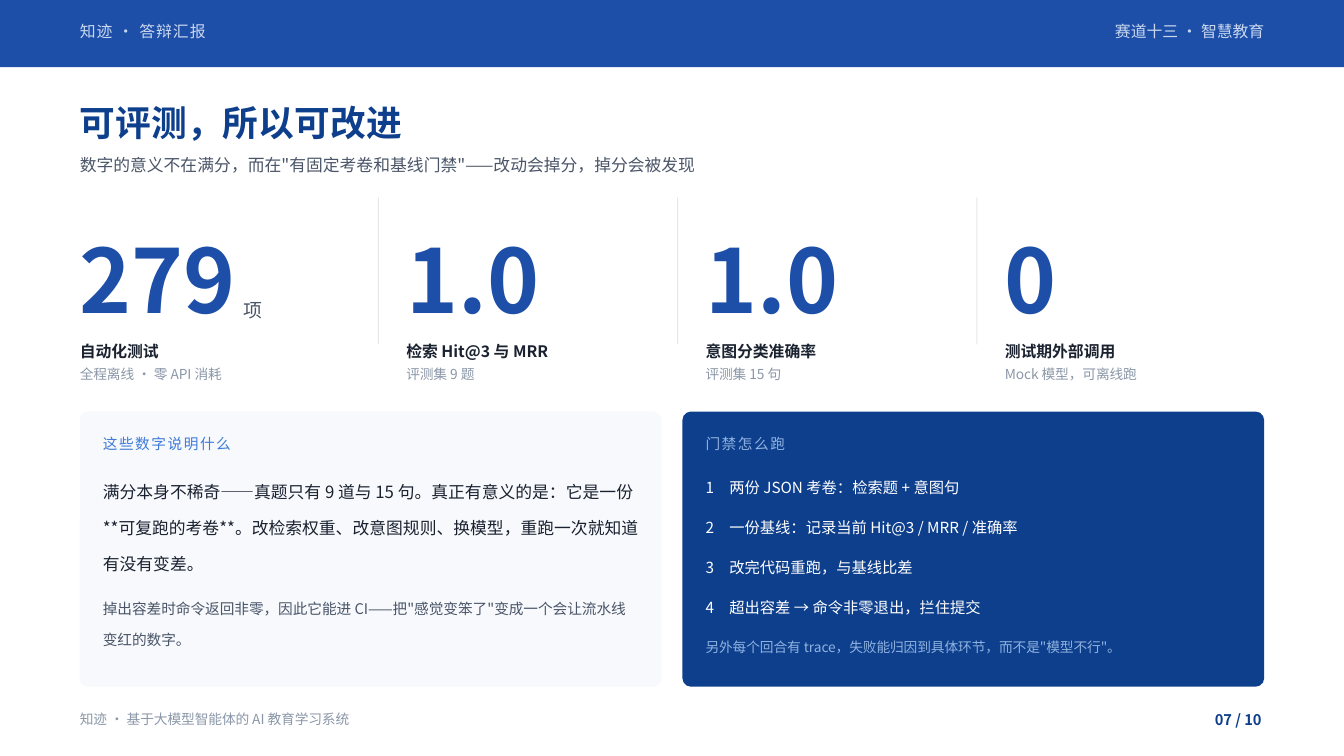
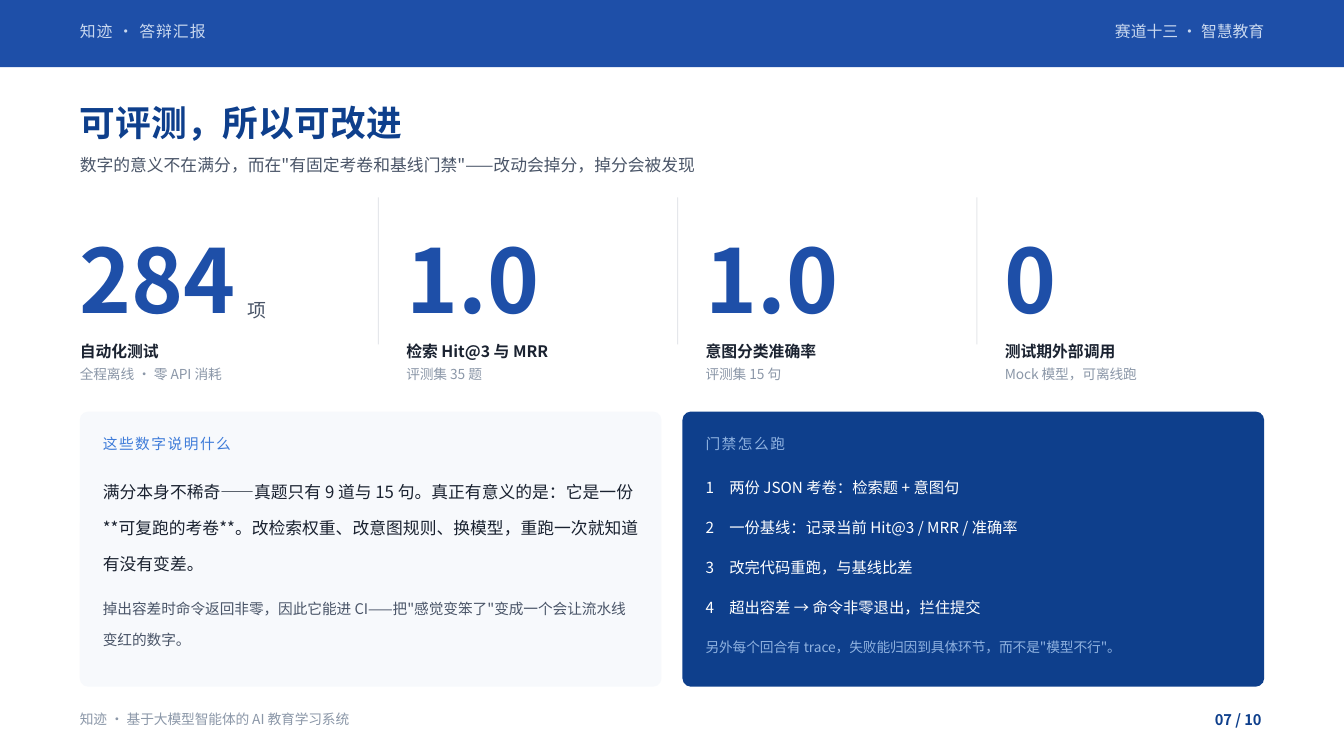
Before and after one commit to Baicaicn23/StudyGraph, a slide deck: slide 7 of docs/作品集/参赛/知迹答辩/知迹答辩.pptx. Drawn at 1344x756 pixels with LibreOffice and Linux fonts; fonts in the diff are those of the drawing. Boxes give left, top, right and bottom in pixels: in the first picture for what was removed or moved away, otherwise in the second. Text is boxed around its words. In the diff, an @@ line names an element or a change of style, - is before the commit and + after.

```diff
--- a/docs/作品集/参赛/知迹答辩/知迹答辩.pptx
+++ b/docs/作品集/参赛/知迹答辩/知迹答辩.pptx
@@ text at [80, 246, 236, 315]: text changed @@
-279
+284
@@ text "项": place and size @@
-text "项" at [244, 302, 263, 319]
+text "项" at [248, 302, 267, 319]
@@ text at [406, 367, 482, 380]: text changed @@
-评测集 9 题
+评测集 35 题
```
Also in this commit, not shown: 3 other slides changed, 9 other files.
